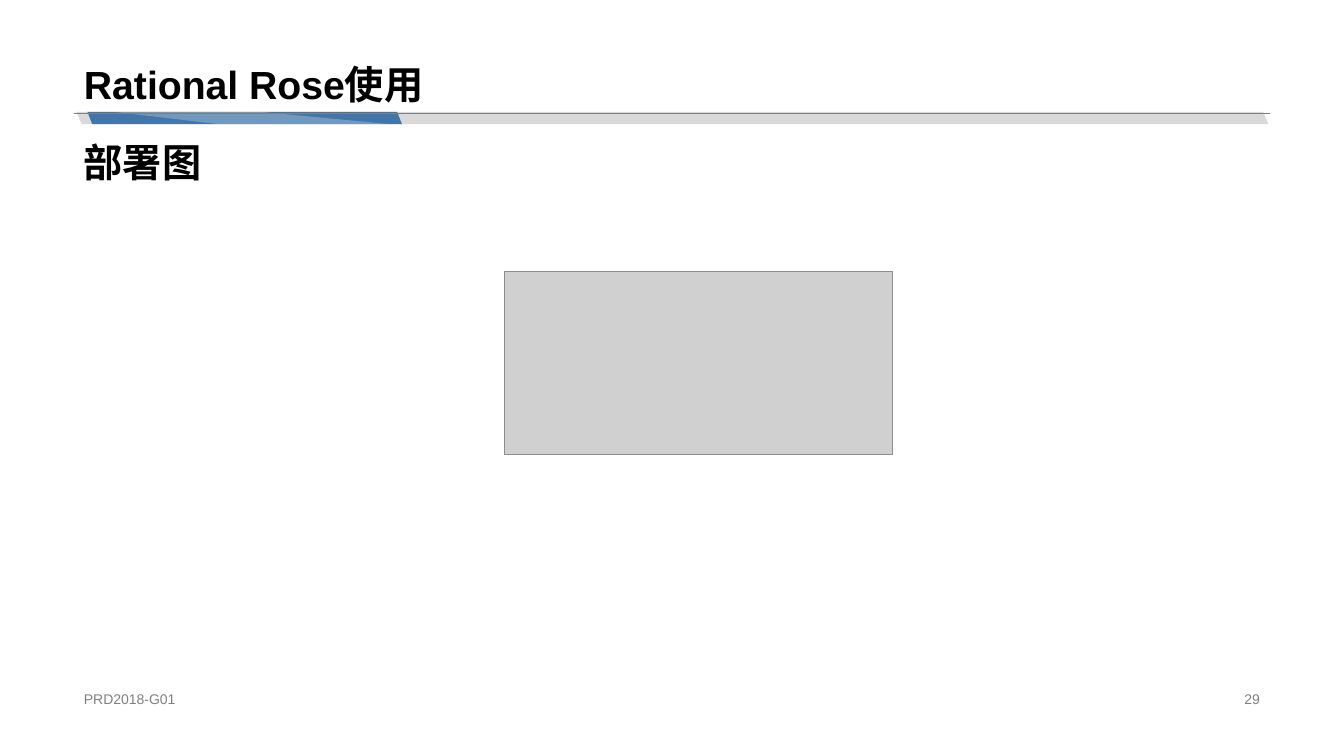
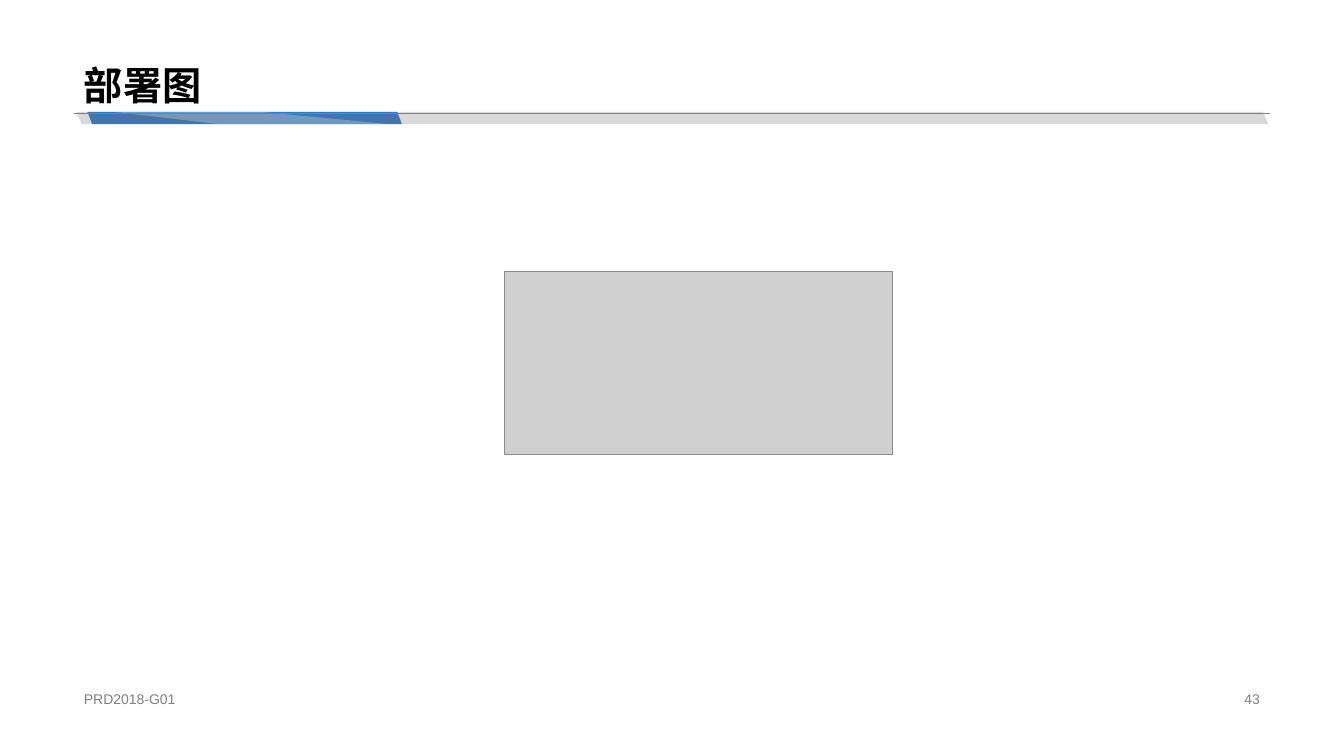
Before and after one commit to cchello/PRD2018-G01, a slide deck: slide 43 of 非受控文档/章奇妙/PRD2018-G01-UML工具：Rational Rose.pptx (slide 29 before the commit). Drawn at 1344x756 pixels with LibreOffice and Linux fonts; fonts in the diff are those of the drawing; grey boxes stand for pictures. Boxes give left, top, right and bottom in pixels: in the first picture for what was removed or moved away, otherwise in the second. Text is boxed around its words. In the diff, an @@ line names an element or a change of style, - is before the commit and + after.

```diff
--- a/非受控文档/章奇妙/PRD2018-G01-UML工具：Rational Rose.pptx
+++ b/非受控文档/章奇妙/PRD2018-G01-UML工具：Rational Rose.pptx
@@ title at [84, 66, 201, 104]: text changed @@
-Rational Rose使用
+部署图
@@ text removed at [84, 143, 201, 181] @@
-部署图
@@ page number at [1244, 694, 1260, 704]: text changed @@
-29
+43
```
Also in this commit, not shown: 24 other slides changed, 20 slides added, 2 slides removed.
